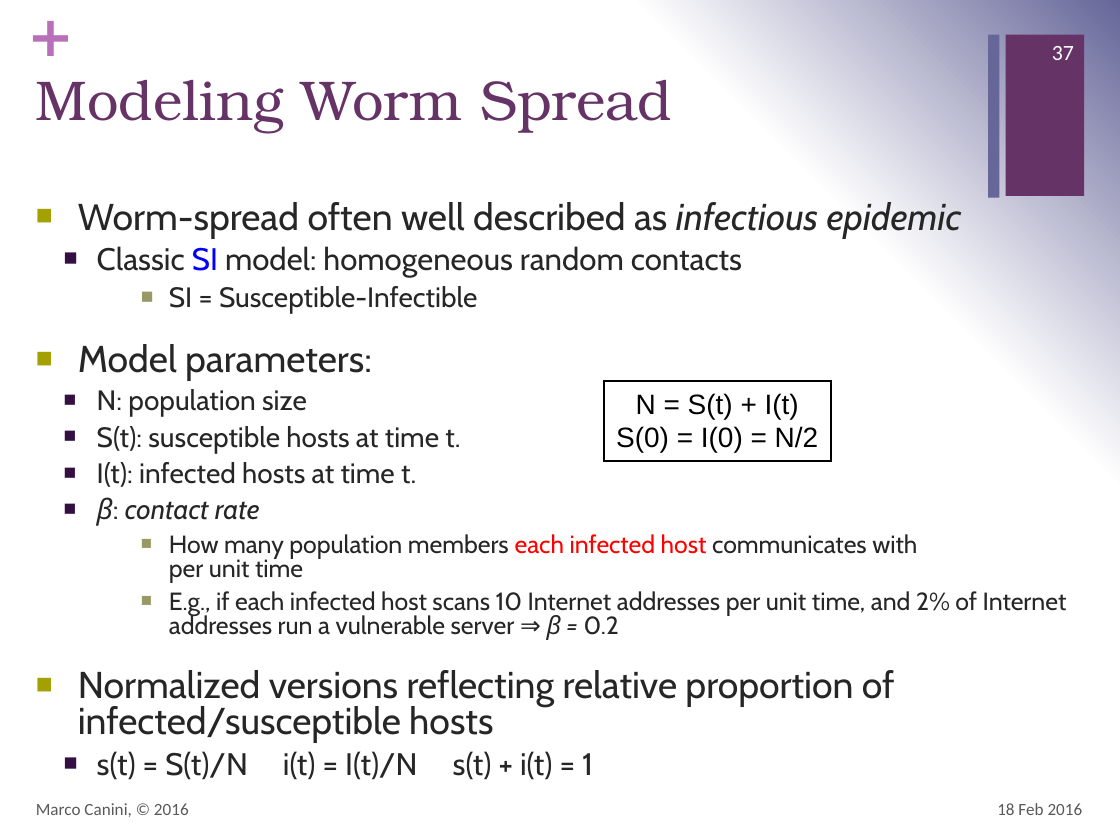
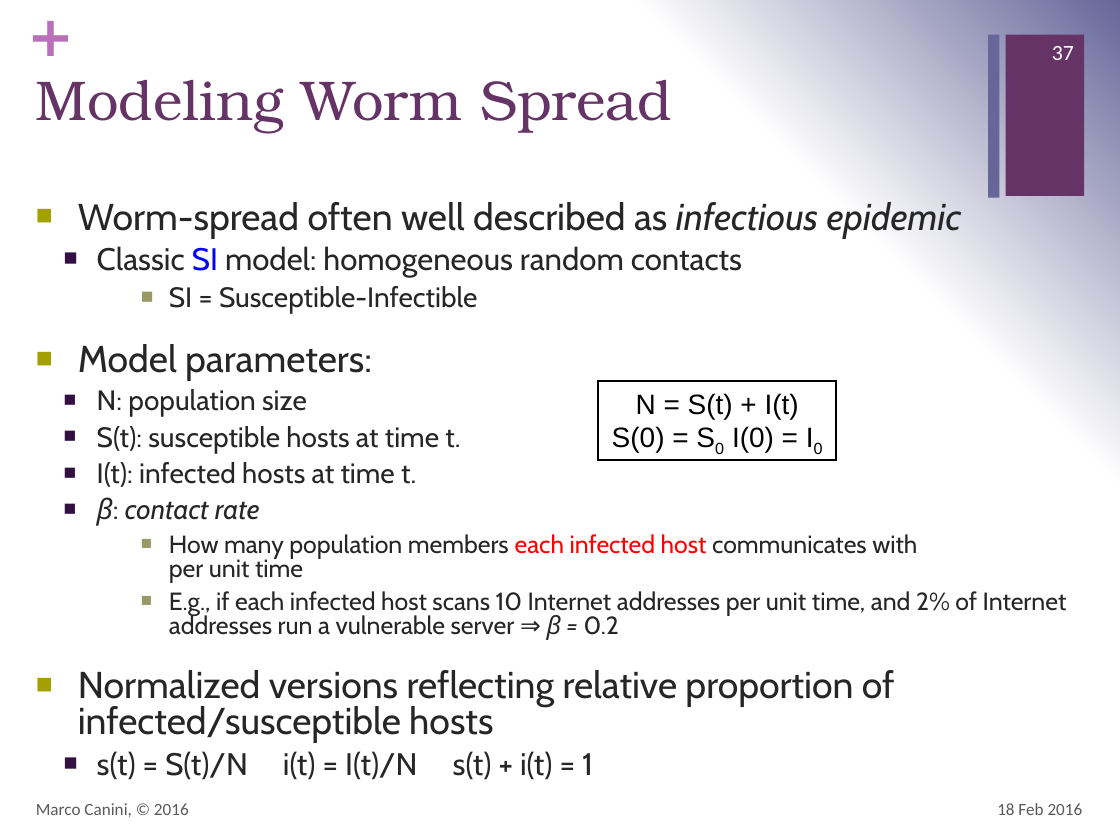
Before and after one commit to mcanini/INGI2347-2016, a slide deck: slide 37 of 03-malware.pptx. Drawn at 1120x840 pixels with LibreOffice and Linux fonts; fonts in the diff are those of the drawing. Boxes give left, top, right and bottom in pixels: in the first picture for what was removed or moved away, otherwise in the second. Text is boxed around its words. In the diff, an @@ line names an element or a change of style, - is before the commit and + after.

```diff
--- a/03-malware.pptx
+++ b/03-malware.pptx
@@ rectangle "N = S(t) + I(t) ...": place and size @@
-rectangle "N = S(t) + I(t) ..." at (604, 381, 830, 461)
+rectangle "N = S(t) + I(t) ..." at (598, 381, 837, 460)
@@ text in rectangle at (612, 393, 799, 452): text changed @@
-N = S(t) + I(t)
-S(0) = I(0) = N/2
+N = S(t) + I(t)
+S(0) = S0 I(0) = I0
```
Also in this commit, not shown: 1 other file.
